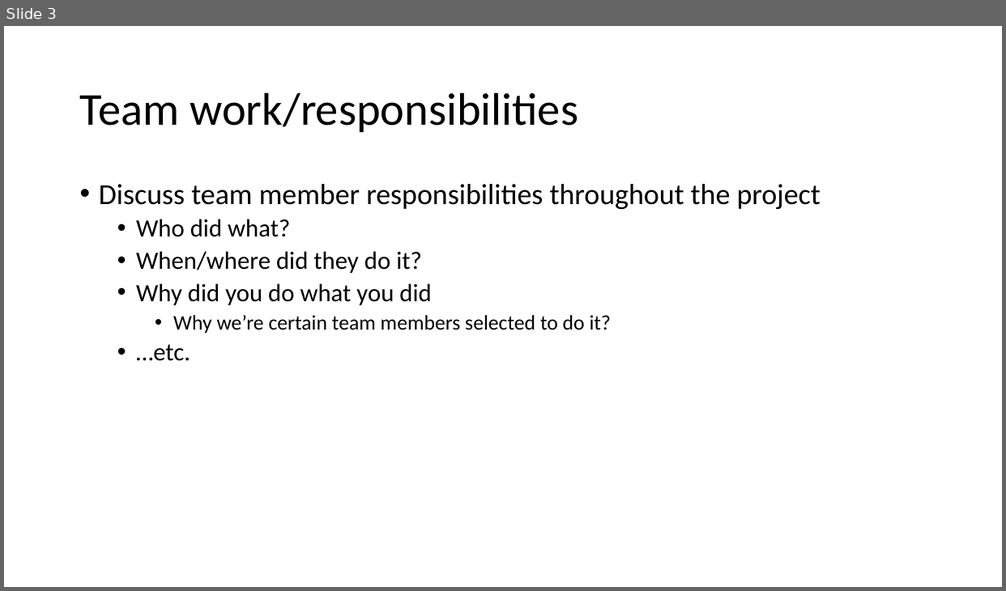
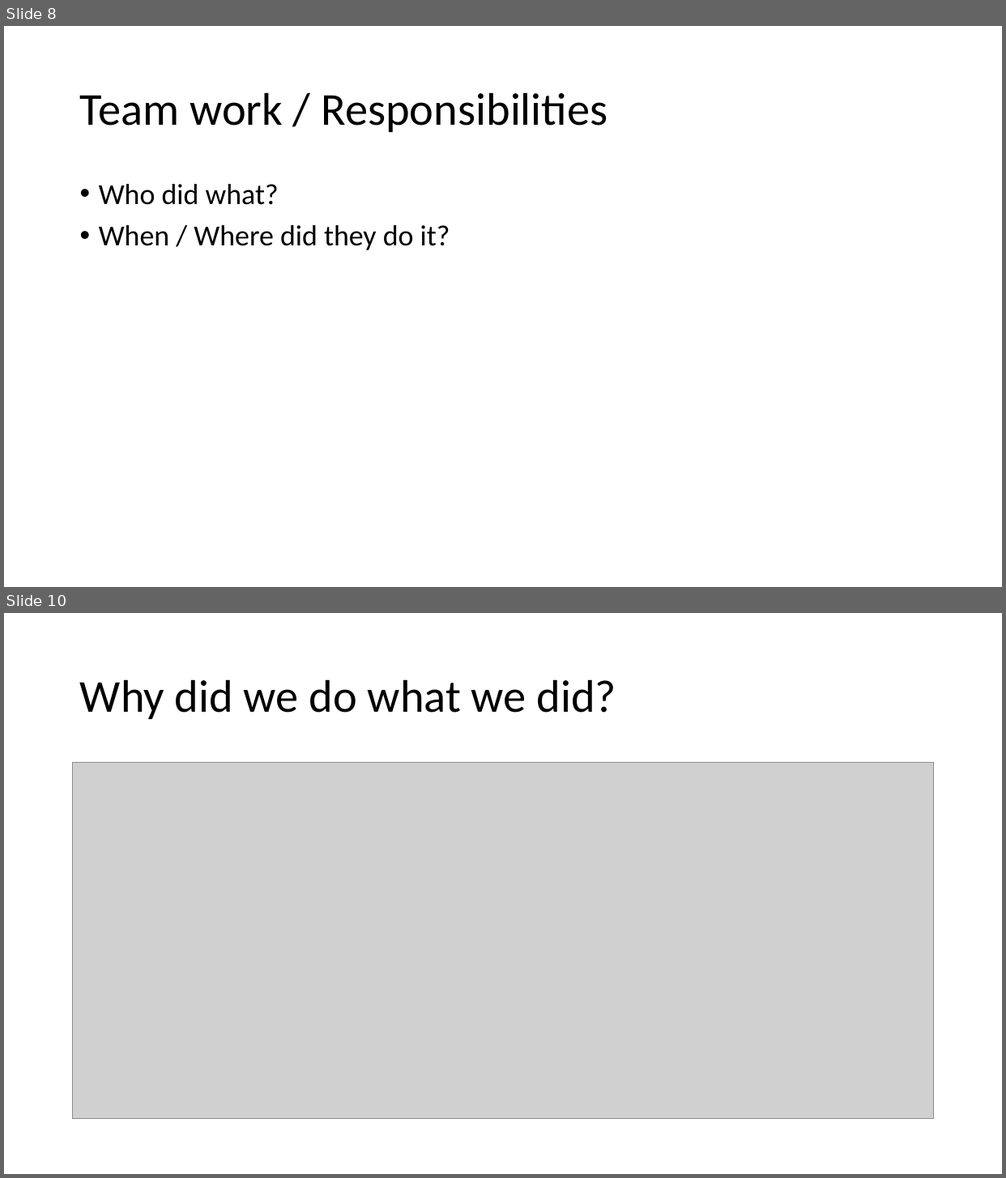
Before and after one commit to Jacobchapman99/ENSE-374-Group07-Project, a slide deck: Milestone4/Milestone 4.ppt. Shown one above the other, each under a label of ours: slide 3 before the commit, slides 8 and 10 after it; the slides between them are not shown. The pictures are 1006x591 and 1006x1178 pixels, drawn with LibreOffice and Linux fonts; fonts in the diff are those of the drawing; grey boxes stand for pictures. Boxes give left, top, right and bottom in pixels: in the first picture for what was removed or moved away, otherwise in the second. Text is boxed around its words. In the diff, an @@ line names an element or a change of style, - is before the commit and + after.

```diff
--- a/Milestone4/Milestone 4.ppt
+++ b/Milestone4/Milestone 4.ppt
@@ slide 10 added at (4, 613, 1002, 1174), background #FFFFFF @@
@@ title added at (80, 679, 616, 719), 44 pt, text #000000 @@
+Why did we do what we did?
@@ picture added at (73, 763, 933, 1118) @@
@@ what was slide 3 is now slide 8 @@
@@ slide 8 changed as well @@
@@ title at (80, 92, 608, 132): text changed @@
-Team work/responsibilities
+Team work / Responsibilities
@@ text at (99, 184, 820, 209): paragraph removed @@
-• Discuss team member responsibilities throughout the project
@@ text at (99, 184, 279, 205): size 24 to 28 pt in "Who did what?"; list level 2 to 1 in "Who did what?" @@
@@ text at (99, 225, 450, 250): text changed; size 24 to 28 pt @@
-  • When/where did they do it?
-  • Why did you do what you did
-    • Why we’re certain team members selected to do it?
-  • …etc.
+• When / Where did they do it?
```
Also in this commit, not shown: 1 other slide changed, 24 other slides added, 5 slides removed.
